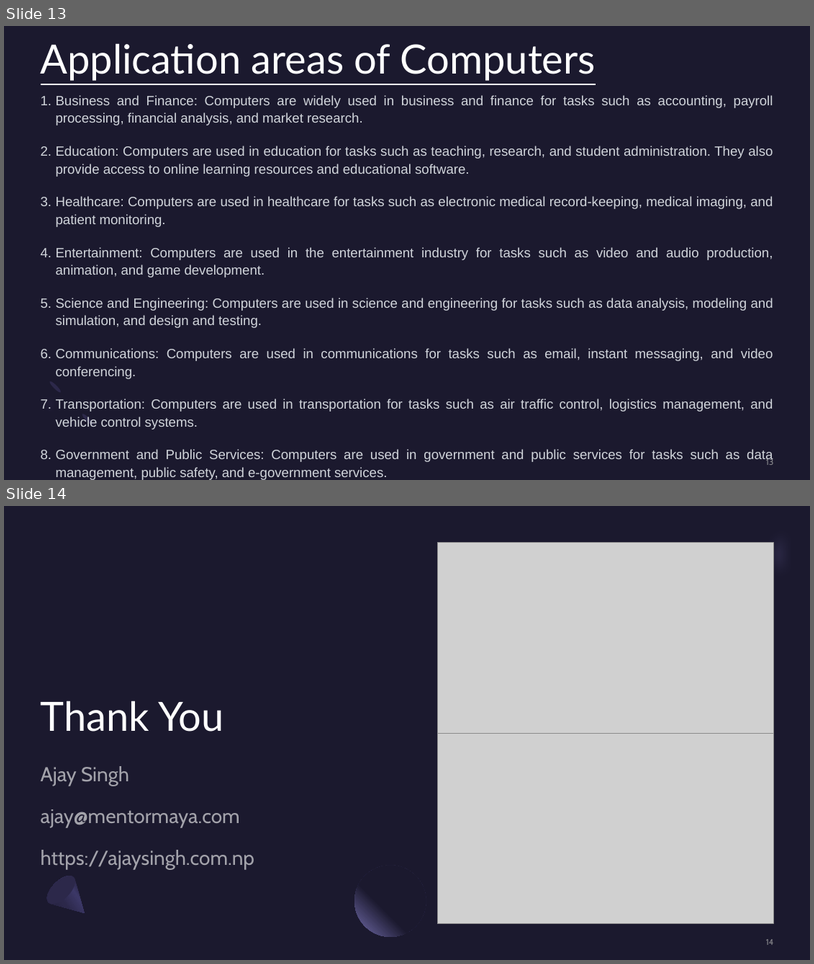
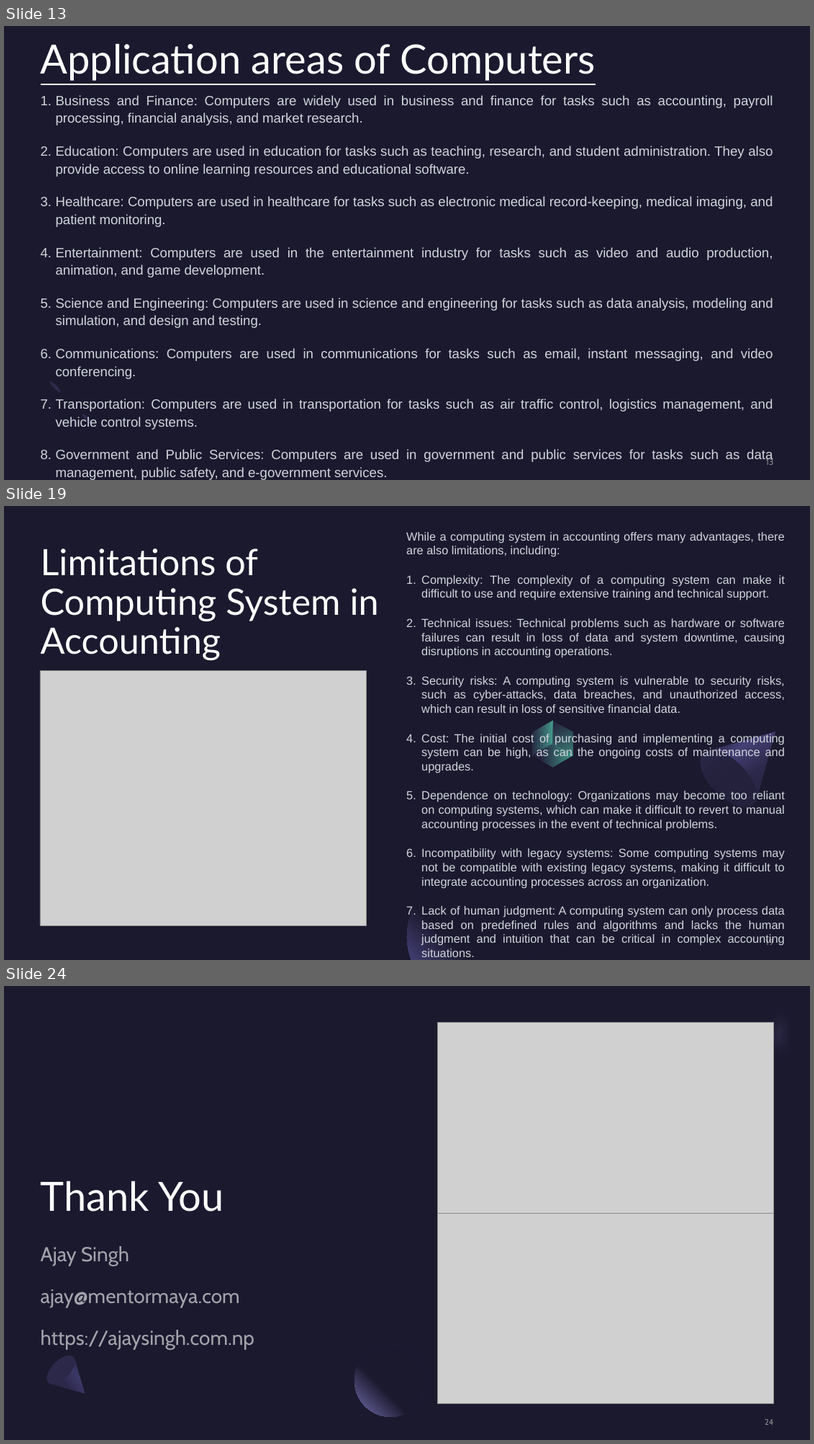
Before and after one commit to mentormaya/notes, a slide deck: assets/Computer System in Accounting.pptx. Shown one above the other, each under a label of ours: slides 13 and 14 before the commit, slides 13, 19 and 24 after it; the slides between them are not shown. The pictures are 814x964 and 814x1444 pixels, drawn with LibreOffice and Linux fonts; fonts in the diff are those of the drawing; grey boxes stand for pictures. Boxes give left, top, right and bottom in pixels: in the first picture for what was removed or moved away, otherwise in the second. Text is boxed around its words. In the diff, an @@ line names an element or a change of style, - is before the commit and + after.

```diff
--- a/assets/Computer System in Accounting.pptx
+++ b/assets/Computer System in Accounting.pptx
@@ slide 19 added at bbox=[4, 506, 810, 960], background #1B192E @@
@@ rectangle added at bbox=[4, 506, 810, 960], fill #1B192E @@
@@ title added at bbox=[41, 548, 379, 660], 43.2 pt, text #FFFFFF @@
+Limitations of Computing System in Accounting
@@ text added at bbox=[406, 532, 785, 931], 14 pt, text #D1D5DB @@
+While a computing system in accounting offers many advantages, there are also limitations, including:
+1. Complexity: The complexity of a computing system can make it difficult to use and require extensive training and technical support.
+2. Technical issues: Technical problems such as hardware or software failures can result in loss of data and system downtime, causing disruptions in accounting operations.
+3. Security risks: A computing system is vulnerable to security risks, such as cyber-attacks, data breaches, and unauthorized access, which can result in loss of sensitive financial data.
+4. Cost: The initial cost of purchasing and implementing a computing system can be high, as can the ongoing costs of maintenance and upgrades.
+5. Dependence on technology: Organizations may become too reliant on computing systems, which can make it difficult to revert to manual accounting processes in the event of technical problems.
+6. Incompatibility with legacy systems: Some computing systems may not be compatible with existing legacy systems, making it difficult to integrate accounting processes across an organization.
+7. Lack of human judgment: A computing system can only process data based on predefined rules and algorithms and lacks the human judgment and intuition that can be critical in complex accounting situations.
@@ picture added at bbox=[40, 671, 367, 926] @@
@@ freeform shape added at bbox=[522, 720, 563, 755], fill gradient #2C284A to #5BEFC1 @@
@@ freeform shape added at bbox=[543, 714, 584, 762], fill gradient #2C284A to #5BEFC1 @@
@@ freeform shape added at bbox=[692, 707, 801, 816], fill gradient #2C284A to #454075 to #1B192E @@
@@ freeform shape added at bbox=[532, 738, 574, 773], fill gradient #2C284A to #5BEFC1 @@
@@ ellipse added at bbox=[691, 741, 767, 816], fill gradient #23213C to #2C284A @@
@@ freeform shape added at bbox=[407, 871, 538, 960], fill gradient #1B192E to #454075 @@
@@ page number added at bbox=[766, 937, 774, 944], 10 pt, text #A6A6A6 at 80% opacity @@
+19
@@ what was slide 14 is now slide 24 @@
@@ page number at bbox=[765, 1419, 774, 1424]: text changed @@
-14
+24
```
Also in this commit, not shown: 9 other slides added, 1 other file.
